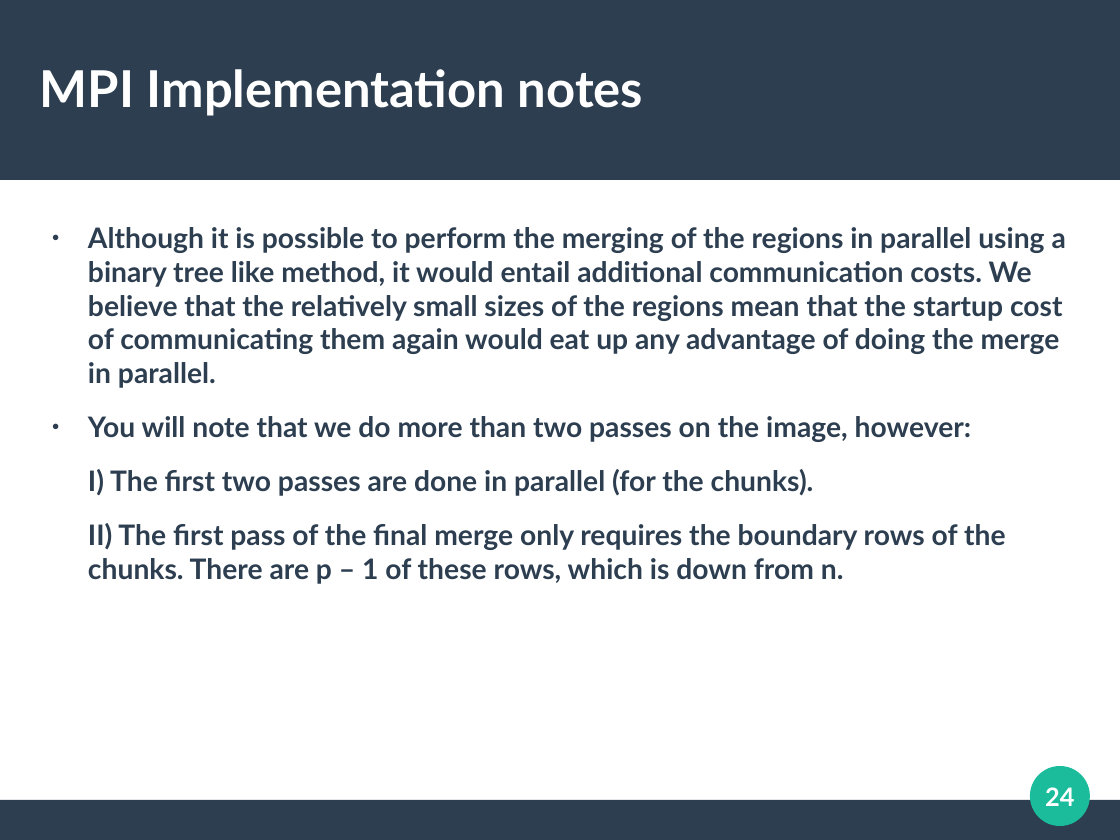
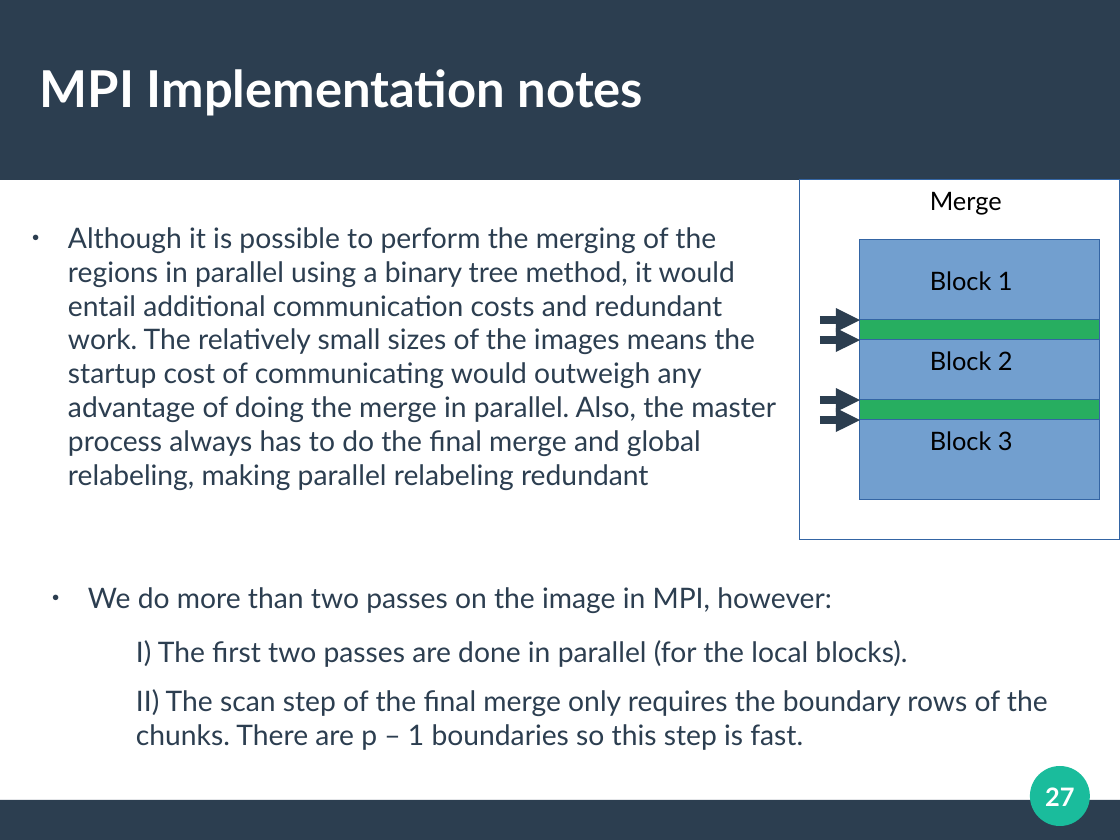
Before and after one commit to cycraig/ConnectedComponentsLabelling, a slide deck: slide 27 of presentation/Presentation.odp (slide 24 before the commit). Drawn at 1120x840 pixels with LibreOffice and Linux fonts; fonts in the diff are those of the drawing. Boxes give left, top, right and bottom in pixels: in the first picture for what was removed or moved away, otherwise in the second. Text is boxed around its words. In the diff, an @@ line names an element or a change of style, - is before the commit and + after.

Commit message:
finalish

```diff
--- a/presentation/Presentation.odp
+++ b/presentation/Presentation.odp
@@ rectangle added at box(800, 180, 1120, 540), fill #FFFFFF, outline #3465A4 0 pt @@
@@ text added at box(930, 191, 1002, 215), 18 pt, text #000000 @@
+Merge
@@ text at box(68, 227, 776, 490): text changed; bold off @@
-● Although it is possible to perform the merging of the regions in parallel using a binary tree like method, it would entail additional communication costs. We believe that the relatively small sizes of the regions mean that the startup cost of communicating them again would eat up any advantage of doing the merge in parallel.
-● You will note that we do more than two passes on the image, however:
-I) The first two passes are done in parallel (for the chunks).
-II) The first pass of the final merge only requires the boundary rows of the chunks. There are p – 1 of these rows, which is down from n.
+● Although it is possible to perform the merging of the regions in parallel using a binary tree method, it would entail additional communication costs and redundant work. The relatively small sizes of the images means the startup cost of communicating would outweigh any advantage of doing the merge in parallel. Also, the master process always has to do the final merge and global relabeling, making parallel relabeling redundant
@@ arrow added from (820, 320) to (860, 320), #2C3E50 5.67 pt @@
@@ arrow added from (820, 340) to (860, 340), #2C3E50 5.67 pt @@
@@ arrow added from (820, 400) to (860, 400), #2C3E50 5.67 pt @@
@@ arrow added from (820, 420) to (860, 420), #2C3E50 5.67 pt @@
@@ group added at box(860, 240, 1100, 500): 3 rectangles, 3 texts @@
+Block 1
+Block 2
+Block 3
@@ text added at box(88, 587, 1048, 750), 20 pt, text #2C3E50 @@
+● We do more than two passes on the image in MPI, however:
+  I) The first two passes are done in parallel (for the local blocks).
+  II) The scan step of the final merge only requires the boundary rows of the chunks. There are p – 1 boundaries so this step is fast.
@@ page number at box(1045, 787, 1074, 806): text changed @@
-24
+27
```
Also in this commit, not shown: 26 other slides changed, 4 slides added, 1 slide removed, 4 other files.
